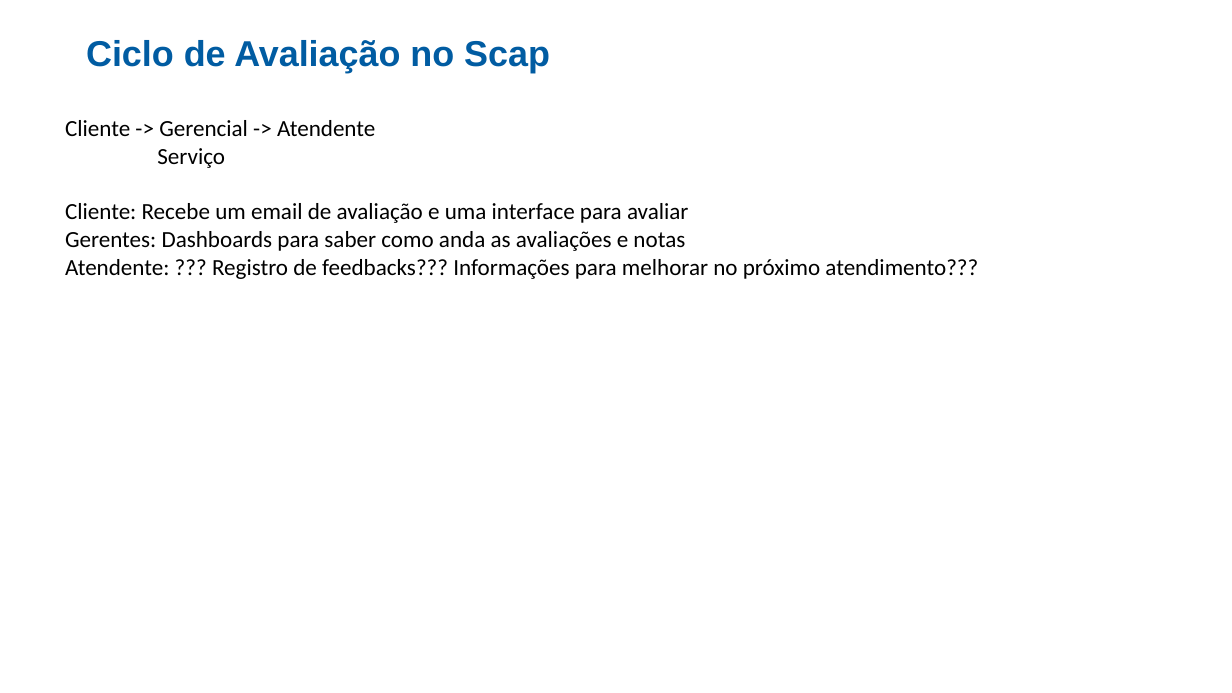
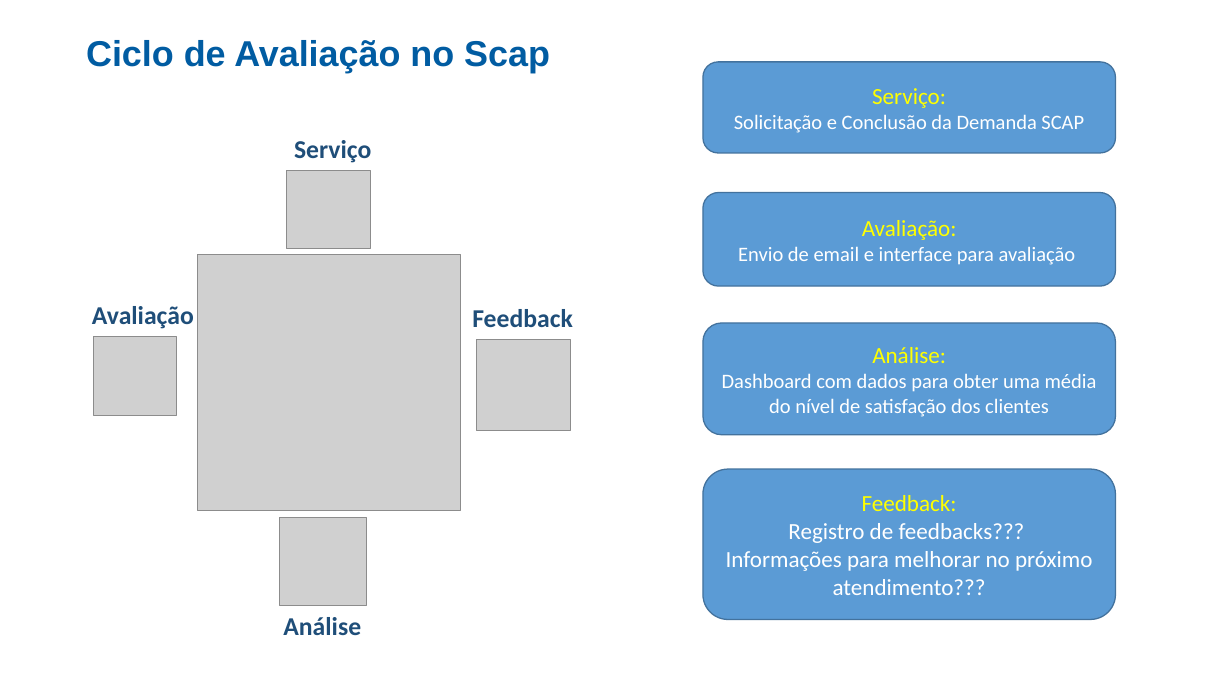
Before and after one commit to cezarnk/projetos, a slide deck: slide 3 of Apresentação Cesup Rede/Projeto 1.pptx. Drawn at 1232x693 pixels with LibreOffice and Linux fonts; fonts in the diff are those of the drawing; grey boxes stand for pictures; background and template pictures are left out. Boxes give left, top, right and bottom in pixels: in the first picture for what was removed or moved away, otherwise in the second. Text is boxed around its words. In the diff, an @@ line names an element or a change of style, - is before the commit and + after.

```diff
--- a/Apresentação Cesup Rede/Projeto 1.pptx
+++ b/Apresentação Cesup Rede/Projeto 1.pptx
@@ rounded rectangle added at [703, 62, 1116, 153], fill #5B9BD5, outline #43739E 1 pt, 16 pt, text #FFFFFF @@
+Serviço:
+Solicitação e Conclusão da Demanda SCAP
@@ text removed at [65, 120, 978, 279] @@
-Cliente -> Gerencial -> Atendente
-Serviço
-Cliente: Recebe um email de avaliação e uma interface para avaliar
-Gerentes: Dashboards para saber como anda as avaliações e notas
-Atendente: ??? Registro de feedbacks??? Informações para melhorar no próximo atendimento???
@@ text added at [294, 140, 371, 163], 20 pt, text #1F4E79, bold @@
+Serviço
@@ picture added at [287, 170, 371, 249] @@
@@ rounded rectangle added at [703, 192, 1116, 286], fill #5B9BD5, outline #43739E 1 pt, 16 pt, text #FFFFFF @@
+Avaliação:
+Envio de email e interface para avaliação
@@ picture added at [197, 255, 460, 511] @@
@@ text added at [92, 306, 194, 329], 20 pt, text #1F4E79, bold @@
+Avaliação
@@ text added at [472, 309, 573, 327], 20 pt, text #1F4E79, bold @@
+Feedback
@@ rounded rectangle added at [703, 323, 1116, 435], fill #5B9BD5, outline #43739E 1 pt, 16 pt, text #FFFFFF @@
+Análise:
+Dashboard com dados para obter uma média do nível de satisfação dos clientes
@@ picture added at [94, 336, 177, 415] @@
@@ picture added at [477, 340, 570, 432] @@
@@ rounded rectangle added at [703, 470, 1116, 620], fill #5B9BD5, outline #43739E 1 pt, 18 pt, text #FFFFFF @@
+Feedback:
+Registro de feedbacks???
+Informações para melhorar no próximo atendimento???
@@ picture added at [280, 518, 367, 606] @@
@@ text added at [283, 617, 361, 635], 20 pt, text #1F4E79, bold @@
+Análise
```
Also in this commit, not shown: 4 other slides changed, 3 other files.
